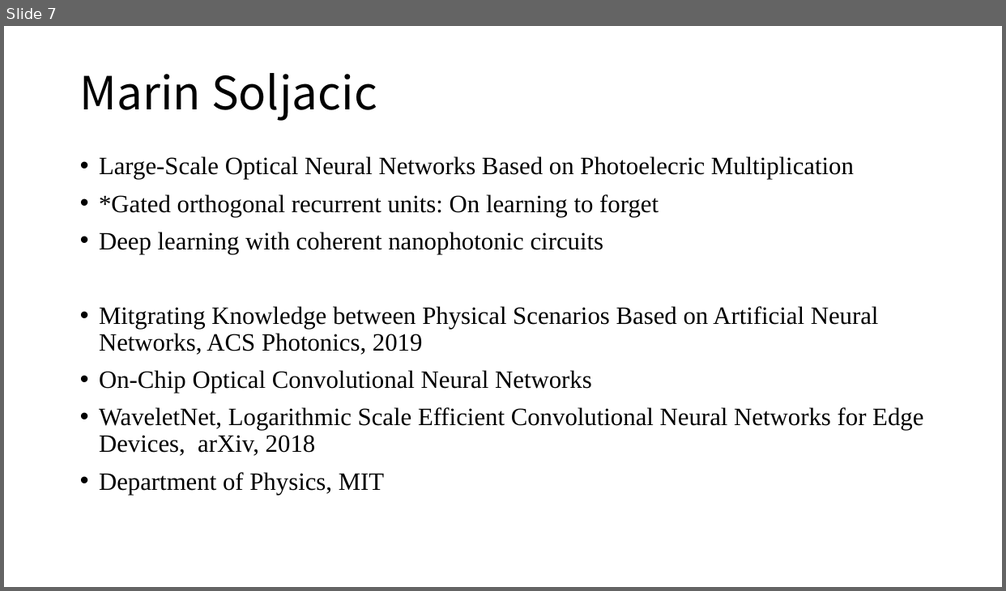
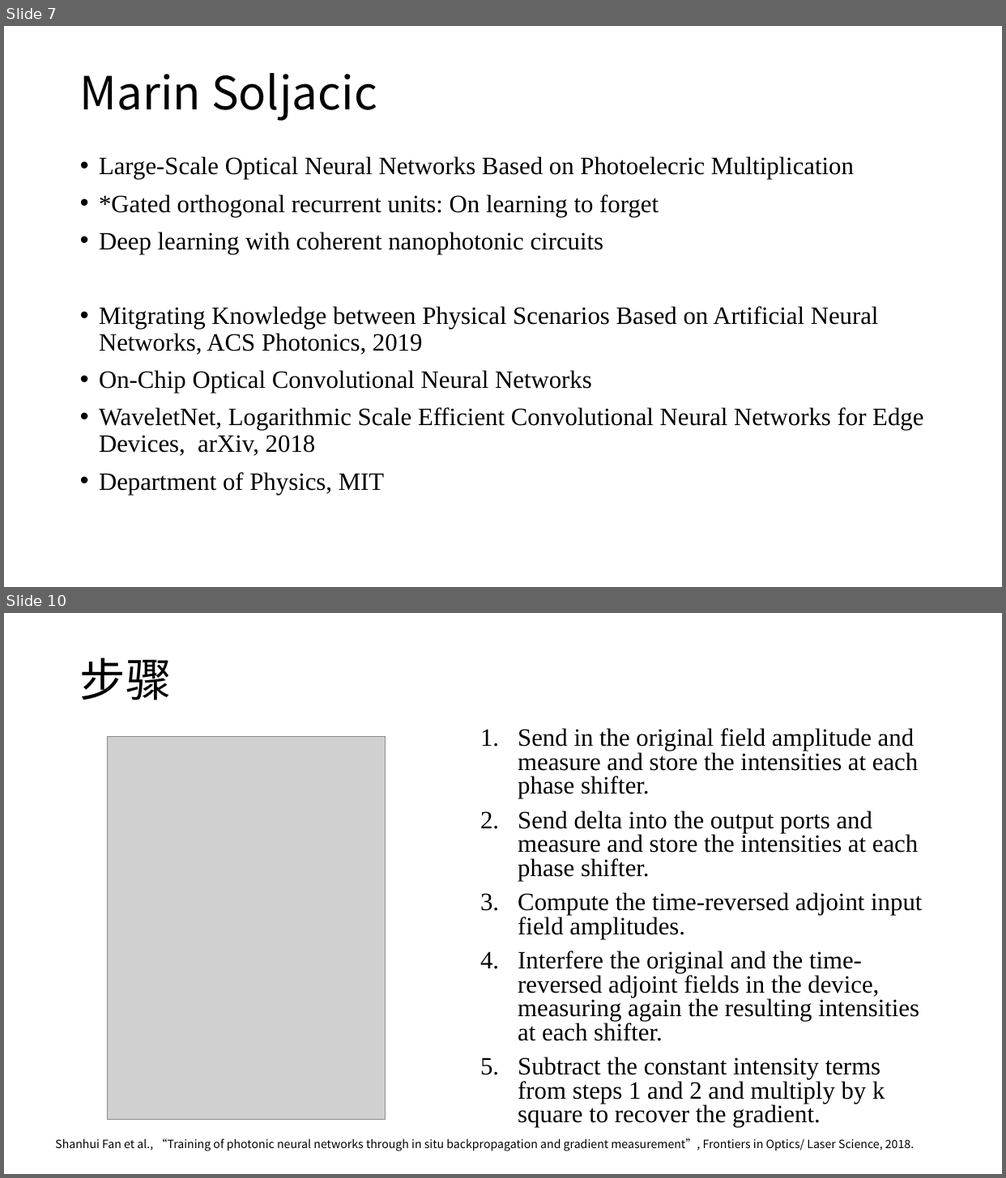
Before and after one commit to lucaschang95/DiscussionWithLin, a slide deck: 20190918 - 光芯片深度学习调研.pptx. Shown one above the other, each under a label of ours: slide 7 before the commit, slides 7 and 10 after it; the slides between them are not shown. The pictures are 1006x591 and 1006x1178 pixels, drawn with LibreOffice and Linux fonts; fonts in the diff are those of the drawing; grey boxes stand for pictures. Boxes give left, top, right and bottom in pixels: in the first picture for what was removed or moved away, otherwise in the second. Text is boxed around its words. In the diff, an @@ line names an element or a change of style, - is before the commit and + after.

```diff
--- a/20190918 - 光芯片深度学习调研.pptx
+++ b/20190918 - 光芯片深度学习调研.pptx
@@ slide 10 added at bbox=[4, 613, 1002, 1174], background #FFFFFF @@
@@ title added at bbox=[80, 658, 172, 700], 44 pt, text #000000 @@
+步骤
@@ text added at bbox=[518, 728, 922, 1127], 24 pt, text #000000 @@
+1. Send in the original field amplitude and measure and store the intensities at each phase shifter.
+2. Send delta into the output ports and measure and store the intensities at each phase shifter.
+3. Compute the time-reversed adjoint input field amplitudes.
+4. Interfere the original and the time-reversed adjoint fields in the device, measuring again the resulting intensities at each shifter.
+5. Subtract the constant intensity terms from steps 1 and 2 and multiply by k square to recover the gradient.
@@ picture added at bbox=[108, 736, 385, 1120] @@
@@ text added at bbox=[55, 1139, 914, 1152], 11 pt, text #000000 @@
+Shanhui Fan et al., “Training of photonic neural networks through in situ backpropagation and gradient measurement”, Frontiers in Optics/ Laser Science, 2018.
```
Also in this commit, not shown: 11 other slides added.
